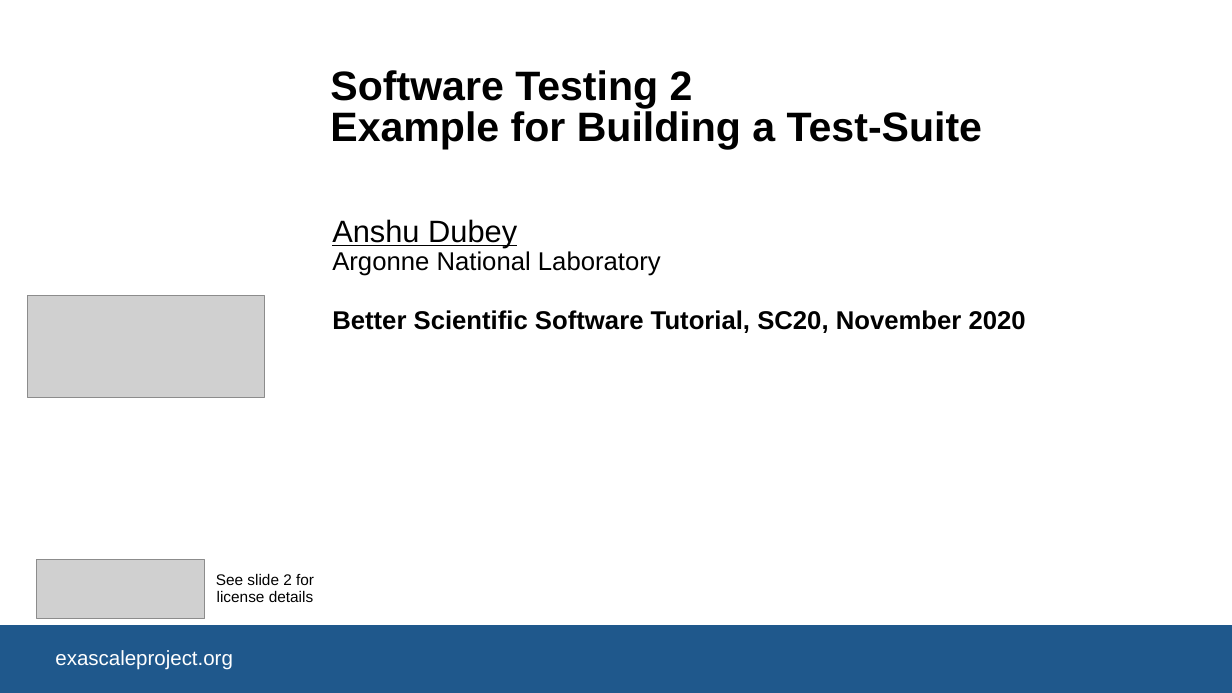
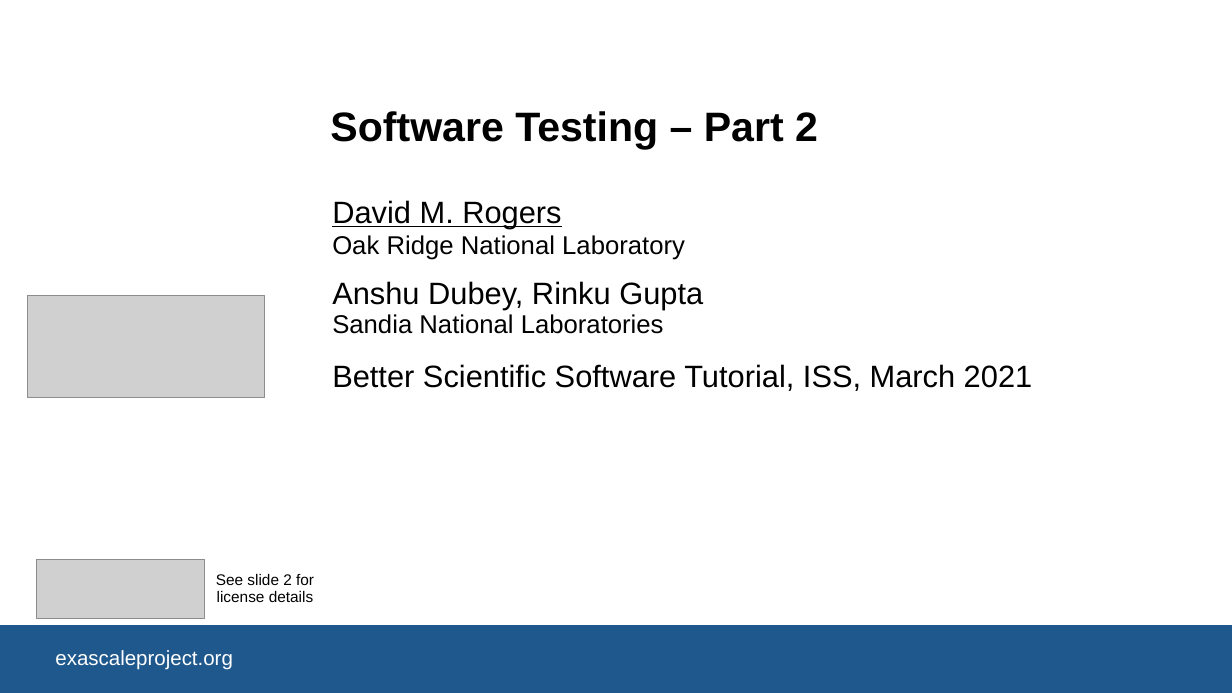
Before and after one commit to bssw-tutorial/presentations, a slide deck: slide 1 of final-presentations/2021-04-12-ecpam/03-testing2.pptx. Drawn at 1232x693 pixels with LibreOffice and Linux fonts; fonts in the diff are those of the drawing; grey boxes stand for pictures; background and template pictures are left out. Boxes give left, top, right and bottom in pixels: in the first picture for what was removed or moved away, otherwise in the second. Text is boxed around its words. In the diff, an @@ line names an element or a change of style, - is before the commit and + after.

```diff
--- a/final-presentations/2021-04-12-ecpam/03-testing2.pptx
+++ b/final-presentations/2021-04-12-ecpam/03-testing2.pptx
@@ title at <box>330,111,818,150</box>: text changed @@
-Software Testing 2
-Example for Building a Test-Suite
+Software Testing – Part 2
@@ subtitle at <box>332,200,1033,391</box>: text changed; size 20 to 24 pt; bold off @@
-Anshu Dubey
-Argonne National Laboratory
-Better Scientific Software Tutorial, SC20, November 2020
+David M. Rogers
+Oak Ridge National Laboratory
+Anshu Dubey, Rinku Gupta
+Sandia National Laboratories
+Better Scientific Software Tutorial, ISS, March 2021
```
Also in this commit, not shown: 7 other slides changed, 7 slides added.
